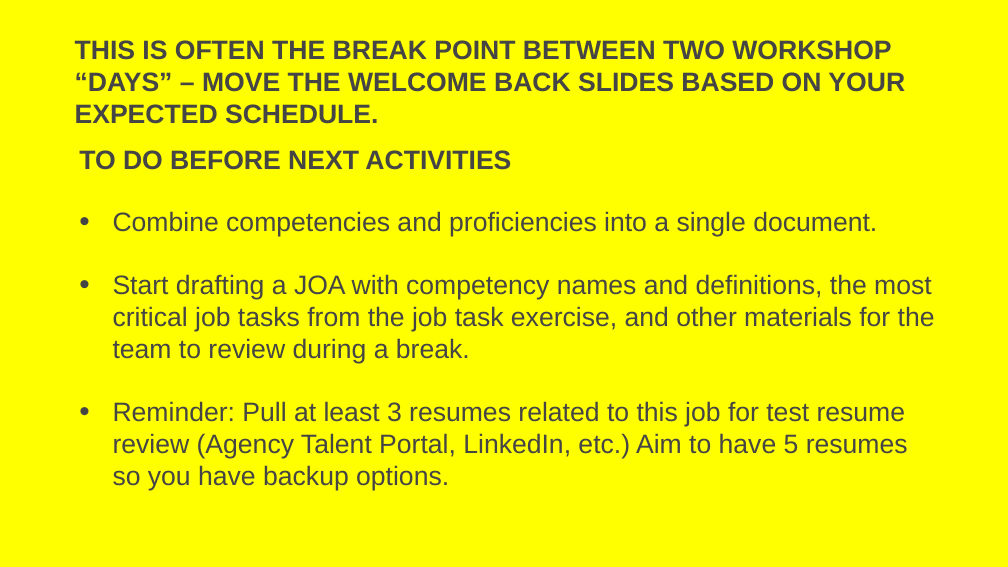
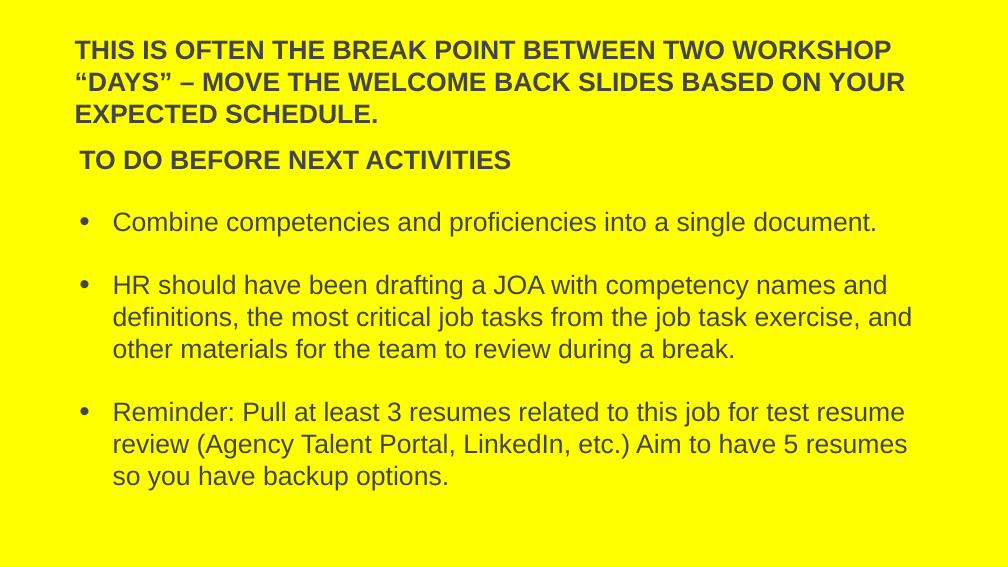
Before and after one commit to usds/SME-QA-Website, a slide deck: slide 35 of toolkit/job-analysis/job-analysis-presentation.pptx (slide 34 before the commit). Drawn at 1008x567 pixels with LibreOffice and Linux fonts; fonts in the diff are those of the drawing. Boxes give left, top, right and bottom in pixels: in the first picture for what was removed or moved away, otherwise in the second. Text is boxed around its words. In the diff, an @@ line names an element or a change of style, - is before the commit and + after.

```diff
--- a/toolkit/job-analysis/job-analysis-presentation.pptx
+++ b/toolkit/job-analysis/job-analysis-presentation.pptx
@@ text at (x1=113, y1=274, x2=912, y2=364): text changed @@
-• Start drafting a JOA with competency names and definitions, the most critical job tasks from the job task exercise, and other materials for the team to review during a break.
+• HR should have been drafting a JOA with competency names and definitions, the most critical job tasks from the job task exercise, and other materials for the team to review during a break.
```
Also in this commit, not shown: 20 other slides changed, 3 slides added.
